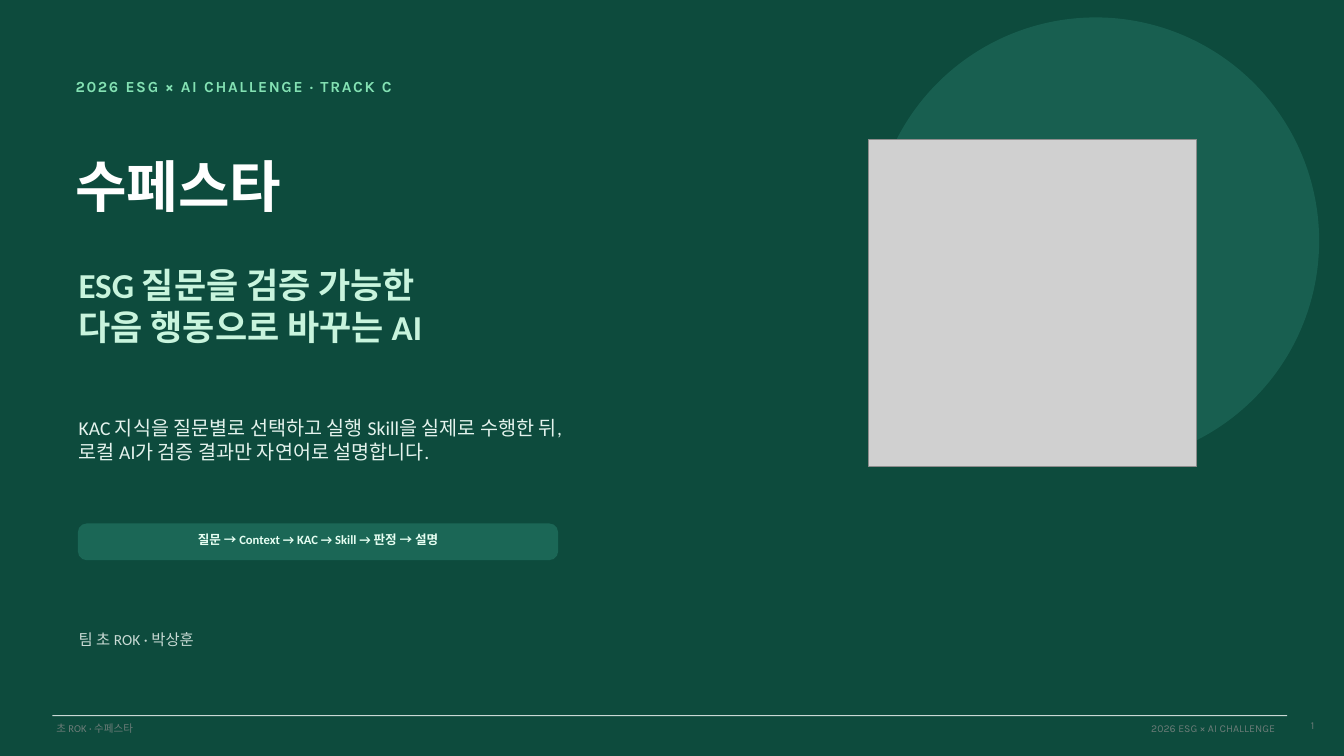
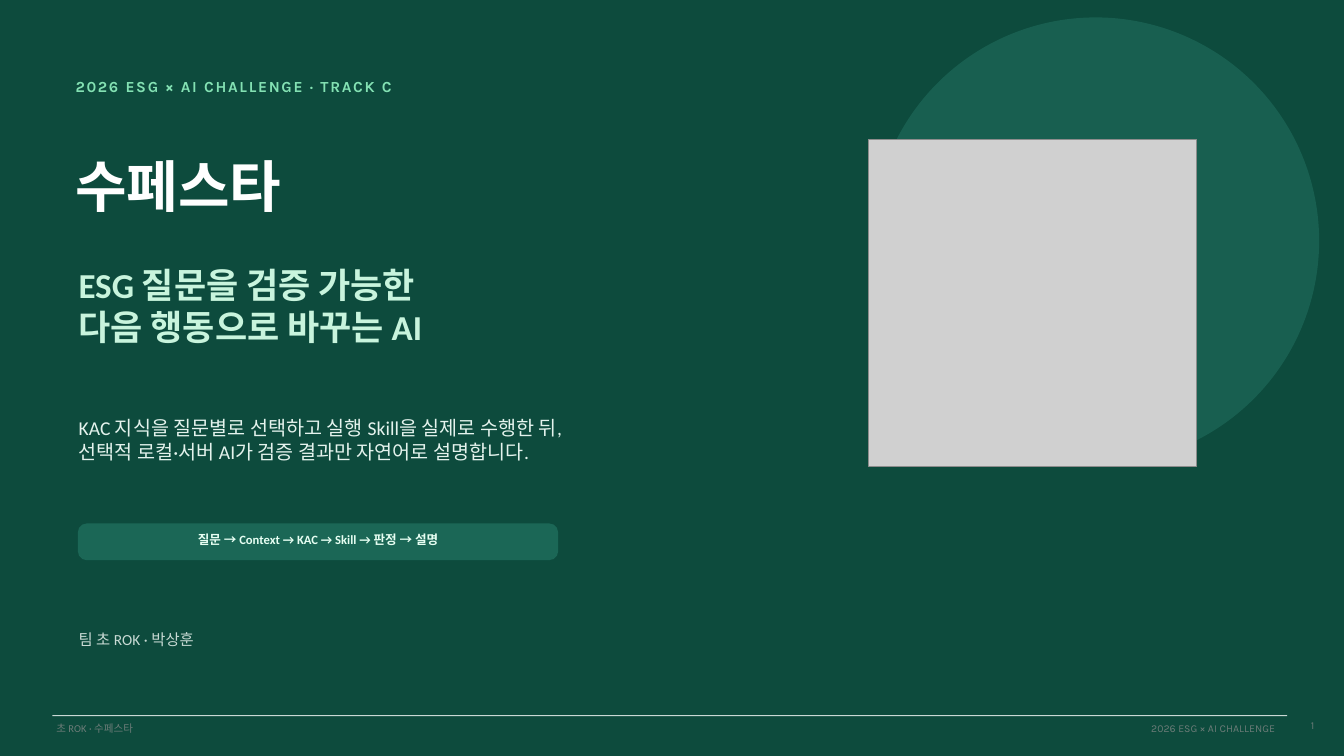
Before and after one commit to pak3430/supestar-esg-ai, a slide deck: slide 1 of 09_submission/02_presentation/초ROK_수페스타_발표자료.pptx. Drawn at 1344x756 pixels with LibreOffice and Linux fonts; fonts in the diff are those of the drawing; grey boxes stand for pictures. Boxes give left, top, right and bottom in pixels: in the first picture for what was removed or moved away, otherwise in the second. Text is boxed around its words. In the diff, an @@ line names an element or a change of style, - is before the commit and + after.

```diff
--- a/09_submission/02_presentation/초ROK_수페스타_발표자료.pptx
+++ b/09_submission/02_presentation/초ROK_수페스타_발표자료.pptx
@@ text at [79, 442, 529, 461]: text changed @@
-로컬 AI가 검증 결과만 자연어로 설명합니다.
+선택적 로컬·서버 AI가 검증 결과만 자연어로 설명합니다.
```
Also in this commit, not shown: 3 other slides changed, 23 other files.
